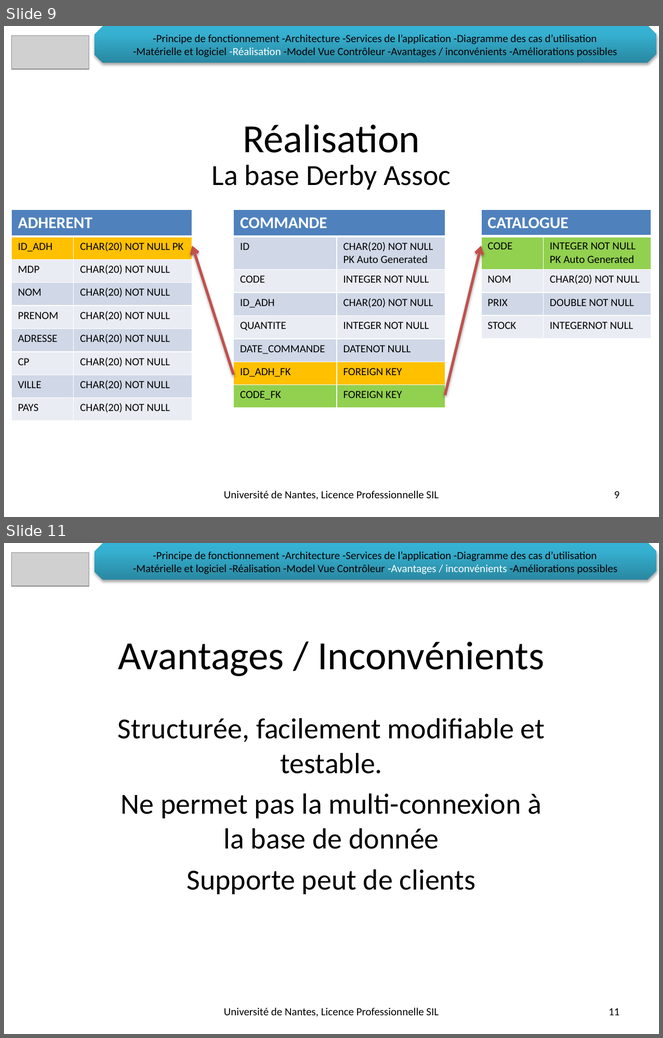
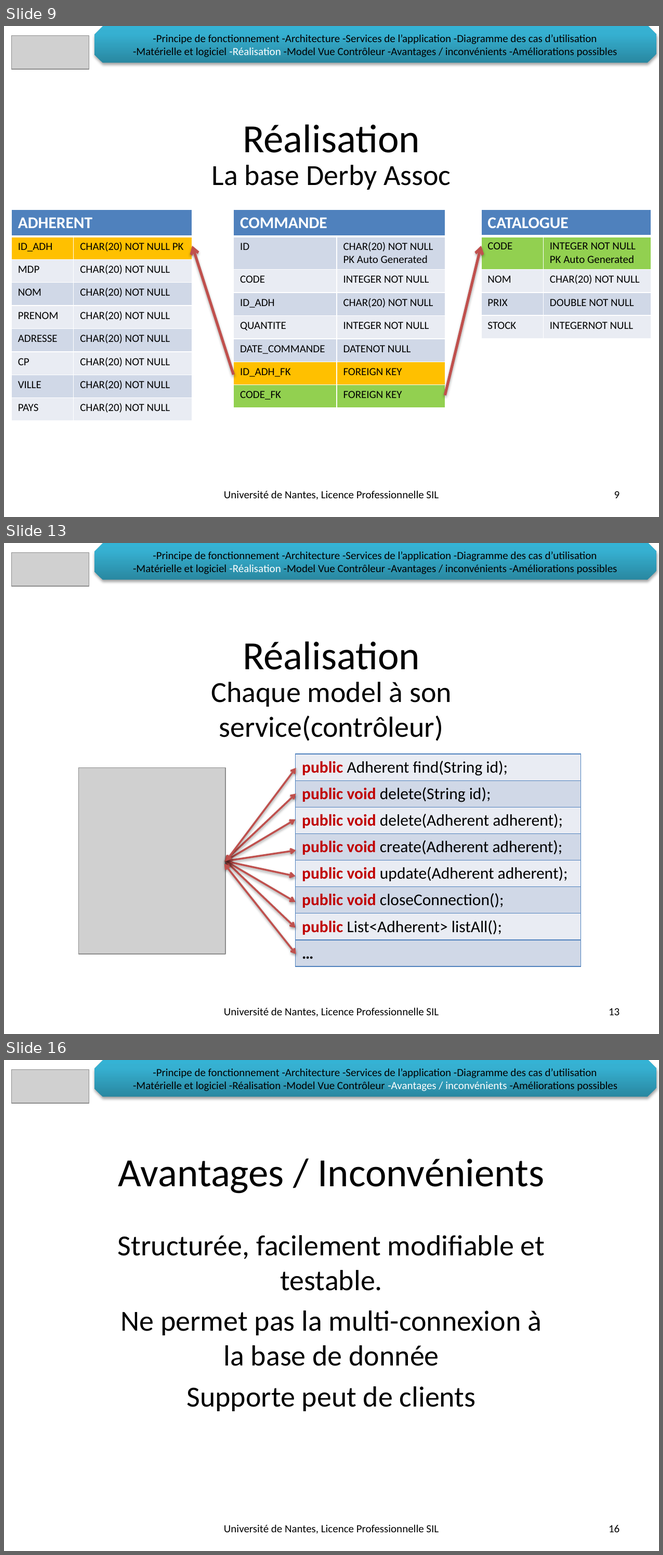
Before and after one commit to LeonardoALARCON/progr3, a slide deck: Documentation/DiapoProg3/PresentationProg3.pptx. Shown one above the other, each under a label of ours: slides 9 and 11 before the commit, slides 9, 13 and 16 after it; the slides between them are not shown. The pictures are 663x1038 and 663x1555 pixels, drawn with LibreOffice and Linux fonts; fonts in the diff are those of the drawing; grey boxes stand for pictures; background and template pictures are left out. Boxes give left, top, right and bottom in pixels: in the first picture for what was removed or moved away, otherwise in the second. Text is boxed around its words. In the diff, an @@ line names an element or a change of style, - is before the commit and + after.

```diff
--- a/Documentation/DiapoProg3/PresentationProg3.pptx
+++ b/Documentation/DiapoProg3/PresentationProg3.pptx
@@ slide 13 added at (x1=4, y1=543, x2=659, y2=1034), background picture (left out) @@
@@ picture added at (x1=12, y1=553, x2=89, y2=586) @@
@@ snip diag rect added at (x1=94, y1=543, x2=657, y2=580), fill gradient #2A88A2 to #37B1D2 to #34B4D6, 12 pt, text #000000 @@
+-Principe de fonctionnement -Architecture -Services de l’application -Diagramme des cas d’utilisation
+-Matérielle et logiciel -Réalisation -Model Vue Contrôleur -Avantages / inconvénients -Améliorations possibles
@@ title added at (x1=243, y1=641, x2=420, y2=670), 44 pt, text #000000 @@
+Réalisation
@@ subtitle added at (x1=211, y1=682, x2=452, y2=741), 32 pt, text #000000 @@
+Chaque model à son service(contrôleur)
@@ table added at (x1=296, y1=754, x2=581, y2=966), 8 rows, 1 columns @@
+public Adherent find(String id);
+public void delete(String id);
+public void delete(Adherent adherent);
+public void create(Adherent adherent);
+public void update(Adherent adherent);
+public void closeConnection();
+public List<Adherent> listAll();
+…
@@ picture added at (x1=79, y1=768, x2=226, y2=954) @@
@@ double arrow added from (226, 861) to (296, 768), #C0504D 2 pt @@
@@ double arrow added from (225, 861) to (296, 794), #C0504D 2 pt @@
@@ double arrow added from (226, 861) to (296, 820), #C0504D 2 pt @@
@@ double arrow added from (226, 861) to (296, 850), #C0504D 2 pt @@
@@ double arrow added from (224, 861) to (296, 876), #C0504D 2 pt @@
@@ double arrow added from (224, 864) to (296, 954), #C0504D 2 pt @@
@@ double arrow added from (226, 861) to (296, 928), #C0504D 2 pt @@
@@ double arrow added from (226, 861) to (296, 902), #C0504D 2 pt @@
@@ text added at (x1=224, y1=1008, x2=439, y2=1017), 12 pt, text #000000 @@
+Université de Nantes, Licence Professionnelle SIL
@@ page number added at (x1=609, y1=1008, x2=620, y2=1016), 12 pt, text #000000 @@
+13
@@ what was slide 11 is now slide 16 @@
@@ page number at (x1=609, y1=1525, x2=620, y2=1533): text changed @@
-11
+16
```
Also in this commit, not shown: 1 slide changed, 4 other slides added, 4 other files.
